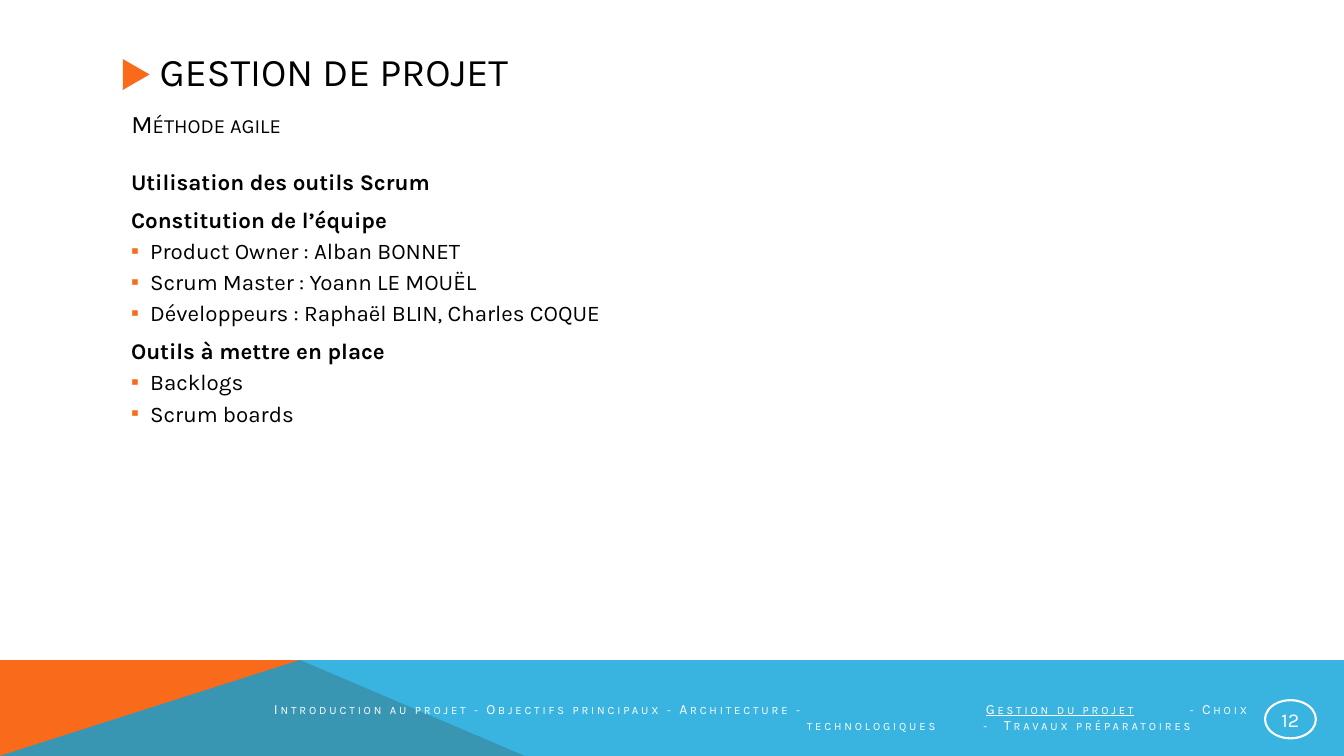
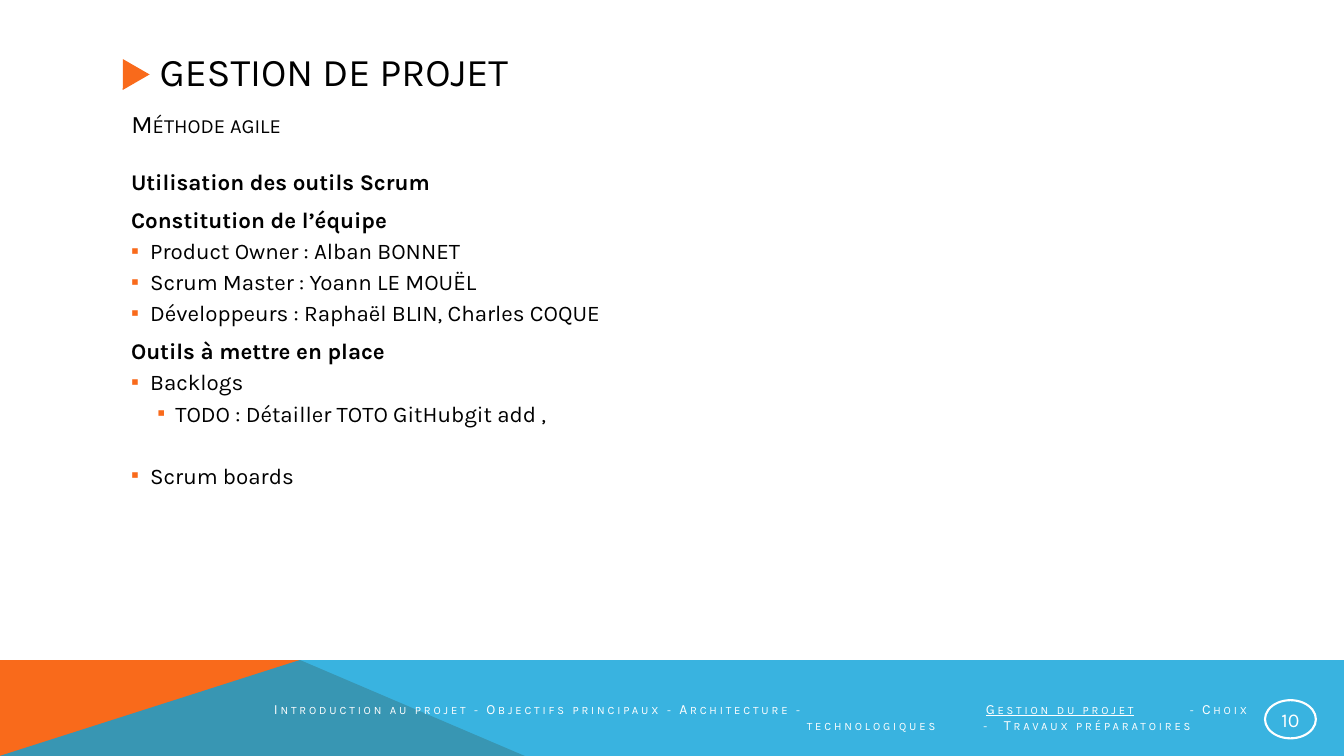
Before and after one commit to NotAVeryIntelligentSystem/NARVIS, a slide deck: slide 10 of Presentation/PrésentationNarvis_2.pptx (slide 12 before the commit). Drawn at 1344x756 pixels with LibreOffice and Linux fonts; fonts in the diff are those of the drawing. Boxes give left, top, right and bottom in pixels: in the first picture for what was removed or moved away, otherwise in the second. Text is boxed around its words. In the diff, an @@ line names an element or a change of style, - is before the commit and + after.

```diff
--- a/Presentation/PrésentationNarvis_2.pptx
+++ b/Presentation/PrésentationNarvis_2.pptx
@@ text at [175,405,536,428]: paragraph added @@
+    ▪ TODO : Détailler TOTO GitHubgit add ,
@@ page number at [1281,714,1299,727]: text changed @@
-12
+10
```
Also in this commit, not shown: 6 other slides changed, 1 slide added, 1 other file.
